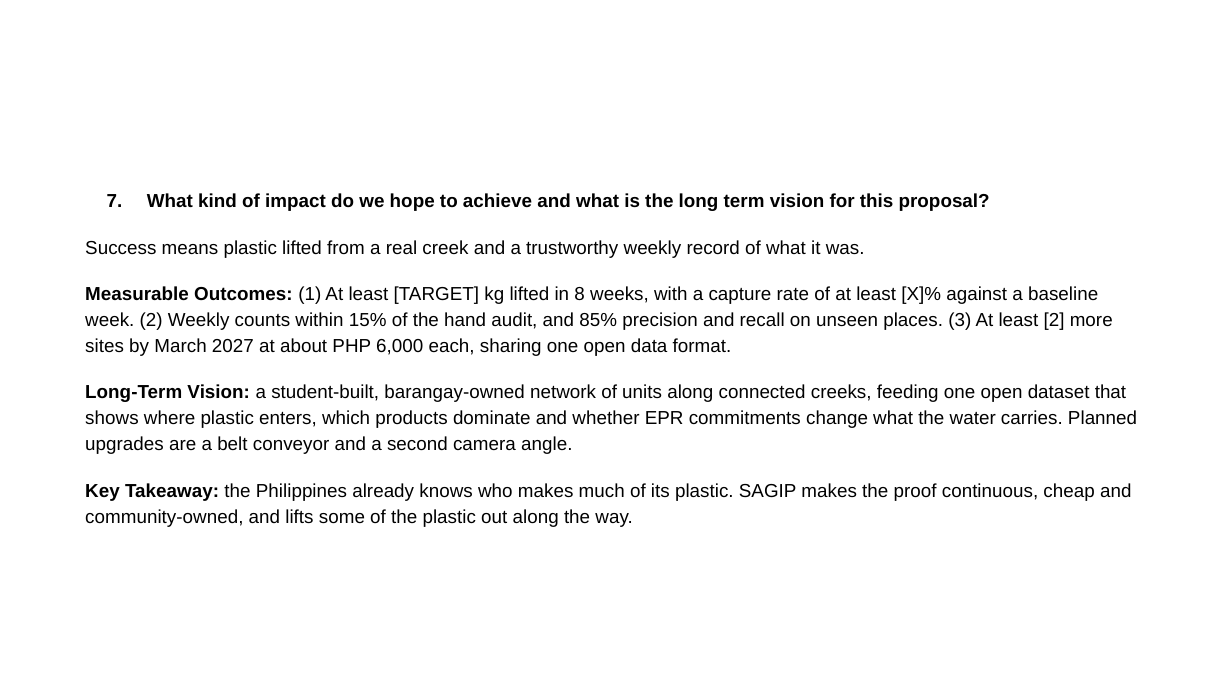
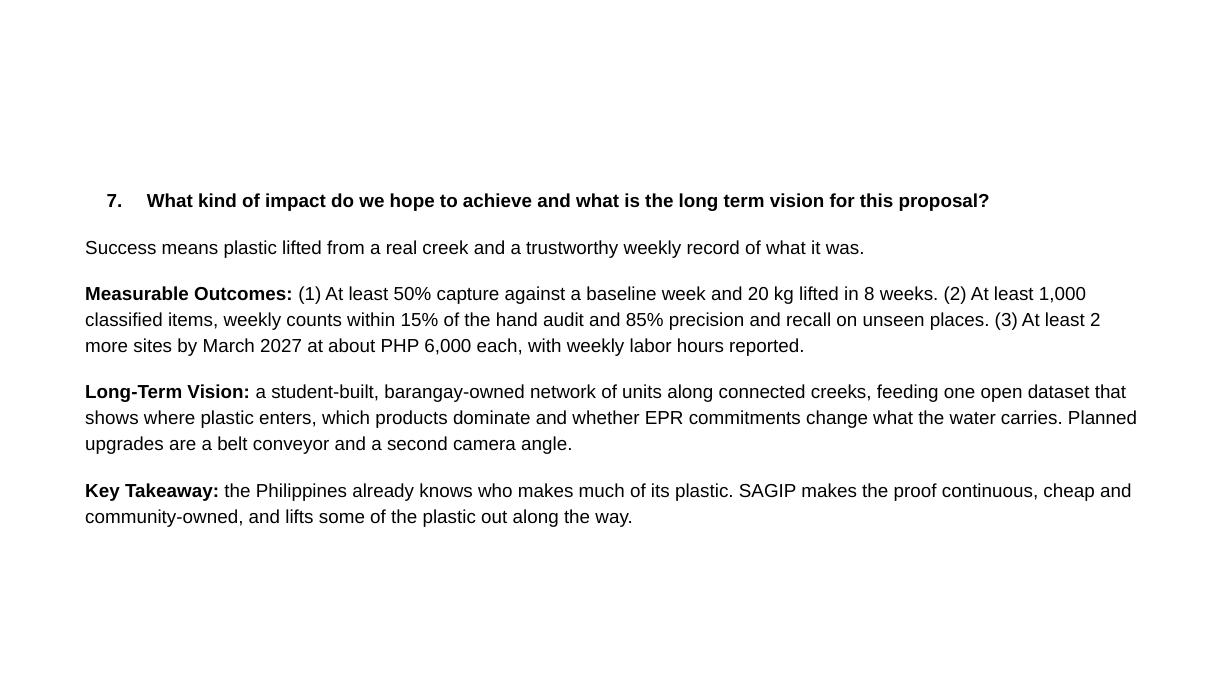
Before and after one commit to tmommu/research, a slide deck: slide 6 of sft_entry/SAGIP_SFT2026_Entry_PPT.pptx. Drawn at 1232x693 pixels with LibreOffice and Linux fonts; fonts in the diff are those of the drawing; background and template pictures are left out. Boxes give left, top, right and bottom in pixels: in the first picture for what was removed or moved away, otherwise in the second. Text is boxed around its words. In the diff, an @@ line names an element or a change of style, - is before the commit and + after.

```diff
--- a/sft_entry/SAGIP_SFT2026_Entry_PPT.pptx
+++ b/sft_entry/SAGIP_SFT2026_Entry_PPT.pptx
@@ text at <box>85,286,1100,356</box>: text changed @@
-Measurable Outcomes: (1) At least [TARGET] kg lifted in 8 weeks, with a capture rate of at least [X]% against a baseline week. (2) Weekly counts within 15% of the hand audit, and 85% precision and recall on unseen places. (3) At least [2] more sites by March 2027 at about PHP 6,000 each, sharing one open data format.
+Measurable Outcomes: (1) At least 50% capture against a baseline week and 20 kg lifted in 8 weeks. (2) At least 1,000 classified items, weekly counts within 15% of the hand audit and 85% precision and recall on unseen places. (3) At least 2 more sites by March 2027 at about PHP 6,000 each, with weekly labor hours reported.
```
Also in this commit, not shown: 5 other slides changed, 15 other files.
